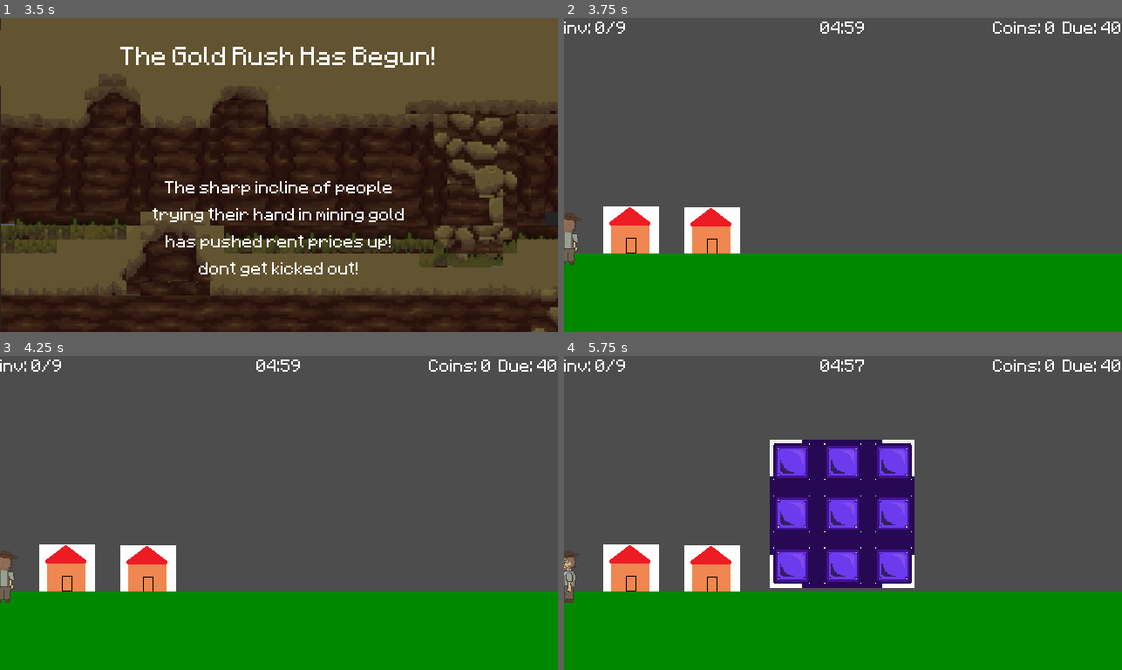
Above: before the commit, frames 1-4 (two rows, left to right).
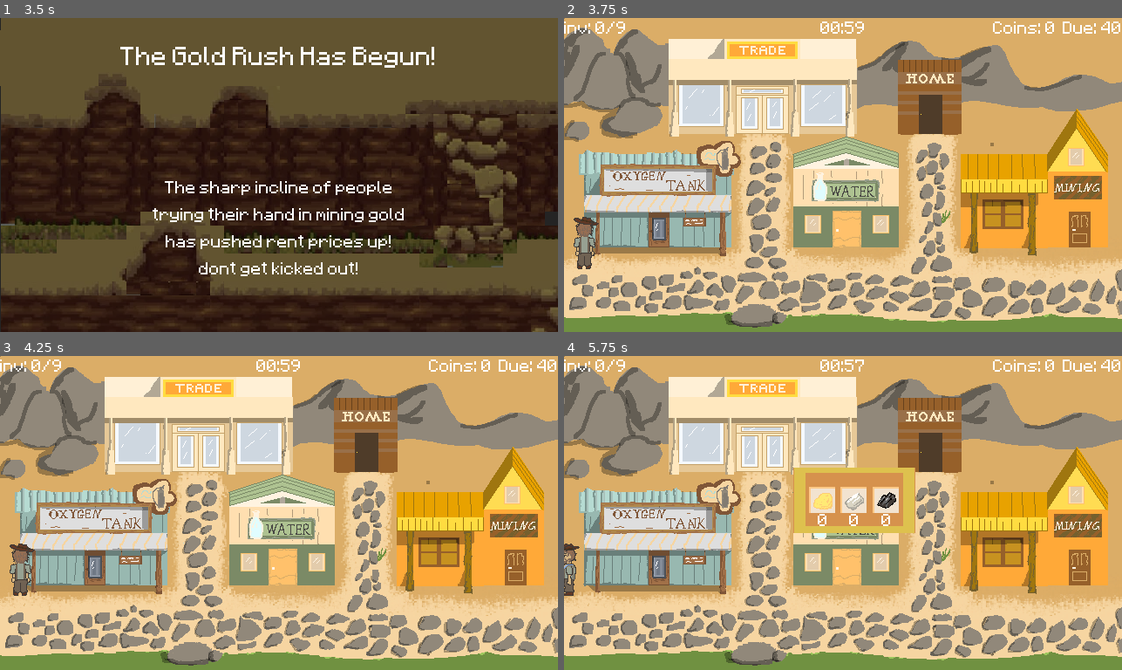
Above: after the commit, the same moments.

Repository: bendy1234/xhacks
Game: Godot game, scene res://scenes/main_menu.tscn
The game is run twice, just before and just after one commit, with the same random seed, the same clock (stepped at 60 frames per second) and the same inputs.
Inputs:
- Up to frame 1 (3.5 s): click "Play" at 0.5 s; tap Enter at 1.25, 2.75 s; hold D (right) 1.28-2.03 s; hold Up (enter_door) 1.28-2.03 s; tap X (mine) at 1.55, 2.1, 3.05 s; tap Space (spacebar) at 2 s; hold S (down) 2.03-2.78 s; tap Up (enter_door) at 2.3 s; hold D (right) from 2.78 s (still down); hold Up (enter_door) from 2.78 s (still down)
- Up to frame 2 (3.75 s): tap Space (spacebar) at 3.5 s; release D (right) at 3.53 s; release Up (enter_door) at 3.53 s; hold W (up) from 3.53 s (still down); tap X (mine) at 3.6 s
- Up to frame 3 (4.25 s): keep holding W (up); tap Up (enter_door) at 3.8 s
- Up to frame 4 (5.75 s): tap Enter at 4.25 s; release W (up) at 4.28 s; hold Space (spacebar) 4.28-5.03 s; hold A (left) from 4.28 s (still down); tap X (mine) at 4.55 s; tap Escape (esc) at 4.9 s; tap Up (enter_door) at 5.1 s; tap G (open_inventory) at 5.65 s

Frame 1 is identical in both runs. In frame 2, 97% of the frame differs, in the area x 0-100%, y 0-100%; in frame 3, 97%; in frame 4, 97%.

Commit message:
lots of changes

Diff:
--- a/autoloads/game_stuff.gd
+++ b/autoloads/game_stuff.gd
@@ -1,6 +1,6 @@
 extends Node
 
-var rent_time = 5 * 60
+var rent_time = 1 * 60
 var time_till_rent = rent_time
 var rent_amount = 40
 
@@ -12,4 +12,7 @@
 		time_till_rent = rent_time
 		WorldManager.player.coins -= rent_amount
 		if WorldManager.player.coins < 0:
-			print("gameover")
+			WorldManager.player.allow_movement = false
+			WorldManager.player.collision_mask = 0
+			WorldManager.player.collision_layer = 0
+			get_tree().change_scene_to_file("res://scenes/gameover.tscn")
--- a/code/building.gd
+++ b/code/building.gd
@@ -1,40 +1,37 @@
 extends Node2D
 
+const shop_overlay = preload("res://scenes/shop.tscn")
+var inst: Node2D
+
 @export
-var building_type: BuildingType = BuildingType.SHOP
+var building_type: BuildingType = BuildingType.Trade
 
 func _input(event: InputEvent) -> void:
-	if event.is_action_pressed("enter_door"):
+	if event.is_action_pressed("enter_door") and inst == null:
 		for thing in $door.get_overlapping_bodies():
 			if thing is Player:
 				on_enter()
+	elif event.is_action_pressed("esc"):
+		if inst != null:
+			WorldManager.player.allow_movement = true
+			remove_child.call_deferred(inst)
+			inst = null
 
 func on_enter():
 	if building_type == BuildingType.MINE_ENTRANCE:
 		WorldManager.enter_mine(1)
-	elif building_type == BuildingType.SHOP:
-		var c = 0
-		for i in range(WorldManager.player.inv.items.size()):
-			if WorldManager.player.inv.items[i] == null:
-				continue
+	else:
+		inst = shop_overlay.instantiate()
+		inst.shop_type = building_type
+		add_child(inst)
+		inst.global_position = Vector2i(540, 360) / 2
+		WorldManager.player.allow_movement = false
 
-			c += ore_prices.get(WorldManager.player.inv.items[i].name, 0)
-			WorldManager.player.inv.items[i] = null
-		WorldManager.player.coins += c
-	elif building_type == BuildingType.TOWNHALL:
-		pass
-	elif building_type == BuildingType.INN:
-		pass
 
 enum BuildingType {
-	TOWNHALL,
-	SHOP,
-	INN,
-	MINE_ENTRANCE,
+	Trade,
+	Mine,
+	O2,
+	Water,
+	MINE_ENTRANCE
 }
-
-var ore_prices = {
-	"coal_ore": 1,
-	"iron_ore": 4,
-	"gold_ore": 9
-}
--- a/code/hud.gd
+++ b/code/hud.gd
@@ -8,6 +8,9 @@
 
 # Called every frame. 'delta' is the elapsed time since the previous frame.
 func _process(delta: float) -> void:
-	$inv.text = "inv: %d/9" % (9 - WorldManager.player.inv.items.count(null))
+	var n = WorldManager.player.inv["gold_ore"];
+	n += WorldManager.player.inv["iron_ore"];
+	n += WorldManager.player.inv["coal_ore"];
+	$inv.text = "inv: %d/9" % n
 	$time.text = format_time(GameStuff.time_till_rent)
 	$coins.text = "Coins: %d  Due: %d" % [WorldManager.player.coins, GameStuff.rent_amount]
--- a/code/main.gd
+++ b/code/main.gd
@@ -4,3 +4,4 @@
 func _ready() -> void:
 	WorldManager.player = $Player
 	WorldManager.enter_town()
+	WorldManager.player.position = Vector2i(24, 300)
--- a/code/mine.gd
+++ b/code/mine.gd
@@ -25,6 +25,7 @@
 		elif pos.x >= 24 and pos.y <= 2:
 			if player.area_num == 1:
 				WorldManager.enter_town()
+				WorldManager.player.position = Vector2i(614, 300)
 			else:
 				WorldManager.enter_mine(player.area_num - 1, 1)
 
@@ -69,12 +70,7 @@
 		#break
 
 
-#func get_break_time(player: Player, pos: Vector2i):
-	## TODO: add picaxe level to player
-	#if tilemap.get_cell_source_id(pos) != -1:
-		#return 10
-	#return -1 # nothing is there
-
+# this just returns the entrance/exit of the cave
 func find_tile(tile: int) -> Vector2i:
 	if tile == 1:
 		return Vector2i(1, 2)
@@ -106,16 +102,23 @@
 
 func break_tile(pos: Vector2i):
 	var source_id = tilemap.get_cell_source_id(pos)
+	tilemap.erase_cell(pos)
+	if source_id == TileType.STONE:
+		return
+
+	var c = 0
+	for s in ["gold_ore", "iron_ore", "coal_ore"]:
+		c += WorldManager.player.inv[s]
+
+	if c >= 9: # max ore count
+		return
+
 	if source_id == TileType.GOLD:
-		var gold_item = preload("res://inventory/items/gold_ore.tres")
-		WorldManager.player.collect(gold_item)
+		WorldManager.player.inv["gold_ore"] += 1
 	elif source_id == TileType.IRON:
-		var iron_item = preload("res://inventory/items/iron_ore.tres")
-		WorldManager.player.collect(iron_item)
+		WorldManager.player.inv["iron_ore"] += 1
 	elif source_id == TileType.COAL:
-		var coal_item = preload("res://inventory/items/coal_ore.tres")
-		WorldManager.player.collect(coal_item)
-	tilemap.erase_cell(pos)
+		WorldManager.player.inv["coal_ore"] += 1
 
 
 #region not really needed funcs
--- a/code/player.gd
+++ b/code/player.gd
@@ -8,6 +8,7 @@
 
 #region vars
 var move_vel = 2 * 60
+var allow_movement = true
 
 var facing = Facing.RIGHT
 var target_tile: Vector2i
@@ -18,17 +19,26 @@
 var O2_lvl:int = 0
 #endregion
 
-@export var inv: Inv
+#@export var inv: Inv
+var inv := {
+	"gold_ore": 0,
+	"iron_ore": 0,
+	"coal_ore": 0,
+}
+
 func _ready() -> void:
 	pass
 
 func _physics_process(delta: float) -> void:
 	var horz_dir = Input.get_axis("left", "right")
 	var vert_dir = Input.get_axis("up", "down")
+	if not allow_movement:
+		horz_dir = 0
+		vert_dir = 0
+
 	velocity.x = horz_dir * move_vel
 	velocity.y = vert_dir * move_vel
 
-	# TODO: change sprite
 	if horz_dir > 0:
 		facing = Facing.RIGHT
 		$Sprite2D.texture = preload("res://assets/player_right.png")
@@ -97,5 +107,5 @@
 	DIAMOND,
 }
 
-func collect(item):
-	inv.insert(item)
+#func collect(item):
+	#inv.insert(item)
--- /dev/null
+++ b/code/shop_overlay.gd
@@ -0,0 +1,69 @@
+extends Node2D
+
+@export
+var shop_type: ShopType = ShopType.Trade
+var price = 0
+
+func _ready() -> void:
+	update_ui()
+
+func update_ui():
+	if shop_type == ShopType.Trade:
+		$trade.visible = true
+		var c = 0
+		for s in ["gold_ore", "iron_ore", "coal_ore"]:
+			c += ore_prices[s] * WorldManager.player.inv[s]
+		price = c
+		$trade/Button.text = "Sell Ores for %d$" % c
+		if c == 0:
+			$trade/Button.disabled = true
+
+	elif shop_type == ShopType.Mine:
+		$mine.visible = true
+		if WorldManager.player.pick_lvl == Player.PickLvl.DIAMOND:
+			$mine/Button.text = "Max level"
+			$mine/Button.disabled = true
+			return
+		price = (WorldManager.player.pick_lvl + 1) * 100
+		$mine/Button.text = "Upgrade Pickaxe: %d$" % price
+
+		if price > WorldManager.player.coins:
+			$trade/Button.disabled = true
+	elif shop_type == ShopType.O2:
+		price = 40
+		if price > WorldManager.player.coins:
+			$o2/Button.disabled = true
+		$o2.visible = true
+
+func sell_ore():
+	for s in ["gold_ore", "iron_ore", "coal_ore"]:
+		WorldManager.player.inv[s] = 0
+	WorldManager.player.coins += price
+	update_ui()
+
+func buy_pick_upgrade():
+	@warning_ignore("int_as_enum_without_cast")
+	WorldManager.player.pick_lvl += 1
+
+	WorldManager.player.coins -= price
+
+	update_ui()
+
+func buy_o2_tank():
+	WorldManager.player.coins -= price
+	update_ui()
+
+
+enum ShopType {
+	Trade,
+	Mine,
+	O2,
+	Water, # ???
+}
+
+
+var ore_prices = {
+	"coal_ore": 1,
+	"iron_ore": 4,
+	"gold_ore": 9
+}
--- /dev/null
+++ b/inventory/inv.gd
@@ -0,0 +1,14 @@
+extends Sprite2D
+
+func _input(event):
+	if event.is_action_pressed("open_inventory"):
+		visible = !visible
+		update()
+
+func _ready():
+	visible = false
+
+func update():
+	$gold.text = "%d" % WorldManager.player.inv["gold_ore"]
+	$iron.text = "%d" % WorldManager.player.inv["iron_ore"]
+	$coal.text = "%d" % WorldManager.player.inv["coal_ore"]
--- a/inventory/inv_ui.tscn
+++ b/inventory/inv_ui.tscn
@@ -1,10 +1,21 @@
 [gd_scene format=3 uid="uid://cdyabjlebh7op"]
 
 [ext_resource type="Script" uid="uid://qna5gpklx1p6" path="res://inventory/inv_ui.gd" id="1_f2u1w"]
+[ext_resource type="Script" uid="uid://dd4yp7mpd6st7" path="res://inventory/inv.gd" id="2_rjf2a"]
 [ext_resource type="Texture2D" uid="uid://b71tgbhoxda4o" path="res://assets/temp_inventory_tile_new.png" id="2_w82yi"]
 [ext_resource type="PackedScene" uid="uid://d1gp2xexbq2gh" path="res://inventory/inv_ui_slot.tscn" id="3_dn3an"]
+[ext_resource type="Texture2D" uid="uid://lmey1sap4b5i" path="res://assets/inventory.png" id="4_r1b7r"]
+[ext_resource type="Texture2D" uid="uid://c6fkgvdqn2us7" path="res://assets/gold_ore.png" id="5_ye6km"]
+[ext_resource type="Texture2D" uid="uid://dmnriugmavb5e" path="res://assets/iron_ore.png" id="6_rjf2a"]
+[ext_resource type="Texture2D" uid="uid://b8veed5l2r5se" path="res://assets/coal_ore.png" id="7_7can1"]
+[ext_resource type="FontFile" uid="uid://bcumtq526bxjw" path="res://assets/pixel_font.ttf" id="8_5r18x"]
 
-[node name="Inv_UI" type="Control" unique_id=45594383]
+[node name="Inventory" type="Sprite2D" unique_id=690052948]
+texture = ExtResource("4_r1b7r")
+script = ExtResource("2_rjf2a")
+
+[node name="Inv_UI" type="Control" parent="." unique_id=45594383]
+visible = false
 custom_minimum_size = Vector2(42, 42)
 layout_mode = 3
 anchors_preset = 0
@@ -12,7 +23,8 @@
 offset_bottom = 42.0
 script = ExtResource("1_f2u1w")
 
-[node name="NinePatchRect" type="NinePatchRect" parent="." unique_id=1837233817]
+[node name="NinePatchRect" type="NinePatchRect" parent="Inv_UI" unique_id=1837233817]
+visible = false
 layout_mode = 0
 offset_right = 40.0
 offset_bottom = 40.0
@@ -23,7 +35,7 @@
 patch_margin_right = 20
 patch_margin_bottom = 20
 
-[node name="GridContainer" type="GridContainer" parent="NinePatchRect" unique_id=2016632364]
+[node name="GridContainer" type="GridContainer" parent="Inv_UI/NinePatchRect" unique_id=2016632364]
 layout_mode = 1
 anchors_preset = 8
 anchor_left = 0.5
@@ -38,29 +50,71 @@
 grow_vertical = 2
 columns = 3
 
-[node name="inv_UI_slot" parent="NinePatchRect/GridContainer" unique_id=1883324543 instance=ExtResource("3_dn3an")]
+[node name="inv_UI_slot" parent="Inv_UI/NinePatchRect/GridContainer" unique_id=1883324543 instance=ExtResource("3_dn3an")]
 layout_mode = 2
 
-[node name="inv_UI_slot2" parent="NinePatchRect/GridContainer" unique_id=1903886170 instance=ExtResource("3_dn3an")]
+[node name="inv_UI_slot2" parent="Inv_UI/NinePatchRect/GridContainer" unique_id=1903886170 instance=ExtResource("3_dn3an")]
 layout_mode = 2
 
-[node name="inv_UI_slot3" parent="NinePatchRect/GridContainer" unique_id=1991776752 instance=ExtResource("3_dn3an")]
+[node name="inv_UI_slot3" parent="Inv_UI/NinePatchRect/GridContainer" unique_id=1991776752 instance=ExtResource("3_dn3an")]
 layout_mode = 2
 
-[node name="inv_UI_slot4" parent="NinePatchRect/GridContainer" unique_id=1849626557 instance=ExtResource("3_dn3an")]
+[node name="inv_UI_slot4" parent="Inv_UI/NinePatchRect/GridContainer" unique_id=1849626557 instance=ExtResource("3_dn3an")]
 layout_mode = 2
 
-[node name="inv_UI_slot5" parent="NinePatchRect/GridContainer" unique_id=1363408714 instance=ExtResource("3_dn3an")]
+[node name="inv_UI_slot5" parent="Inv_UI/NinePatchRect/GridContainer" unique_id=1363408714 instance=ExtResource("3_dn3an")]
 layout_mode = 2
 
-[node name="inv_UI_slot6" parent="NinePatchRect/GridContainer" unique_id=127774295 instance=ExtResource("3_dn3an")]
+[node name="inv_UI_slot6" parent="Inv_UI/NinePatchRect/GridContainer" unique_id=127774295 instance=ExtResource("3_dn3an")]
 layout_mode = 2
 
-[node name="inv_UI_slot7" parent="NinePatchRect/GridContainer" unique_id=1957776543 instance=ExtResource("3_dn3an")]
+[node name="inv_UI_slot7" parent="Inv_UI/NinePatchRect/GridContainer" unique_id=1957776543 instance=ExtResource("3_dn3an")]
 layout_mode = 2
 
-[node name="inv_UI_slot8" parent="NinePatchRect/GridContainer" unique_id=516046099 instance=ExtResource("3_dn3an")]
+[node name="inv_UI_slot8" parent="Inv_UI/NinePatchRect/GridContainer" unique_id=516046099 instance=ExtResource("3_dn3an")]
 layout_mode = 2
 
-[node name="inv_UI_slot9" parent="NinePatchRect/GridContainer" unique_id=337943602 instance=ExtResource("3_dn3an")]
+[node name="inv_UI_slot9" parent="Inv_UI/NinePatchRect/GridContainer" unique_id=337943602 instance=ExtResource("3_dn3an")]
 layout_mode = 2
+
+[node name="GoldOre" type="Sprite2D" parent="." unique_id=900640309]
+position = Vector2(-36, -32)
+texture = ExtResource("5_ye6km")
+
+[node name="IronOre" type="Sprite2D" parent="." unique_id=838620141]
+position = Vector2(0, -32)
+texture = ExtResource("6_rjf2a")
+
+[node name="CoalOre" type="Sprite2D" parent="." unique_id=1192469748]
+position = Vector2(37, -32)
+texture = ExtResource("7_7can1")
+
+[node name="gold" type="Label" parent="." unique_id=488879562]
+offset_left = -51.0
+offset_top = -21.0
+offset_right = -21.0
+offset_bottom = 7.0
+theme_override_fonts/font = ExtResource("8_5r18x")
+theme_override_font_sizes/font_size = 16
+text = "0"
+horizontal_alignment = 1
+
+[node name="iron" type="Label" parent="." unique_id=30377652]
+offset_left = -15.0
+offset_top = -21.0
+offset_right = 15.0
+offset_bottom = 7.0
+theme_override_fonts/font = ExtResource("8_5r18x")
+theme_override_font_sizes/font_size = 16
+text = "1"
+horizontal_alignment = 1
+
+[node name="coal" type="Label" parent="." unique_id=22751423]
+offset_left = 22.0
+offset_top = -21.0
+offset_right = 52.0
+offset_bottom = 7.0
+theme_override_fonts/font = ExtResource("8_5r18x")
+theme_override_font_sizes/font_size = 16
+text = "1"
+horizontal_alignment = 1
--- a/props/building.tscn
+++ b/props/building.tscn
@@ -1,15 +1,12 @@
 [gd_scene format=3 uid="uid://b5i2u4uanmf1e"]
 
 [ext_resource type="Script" uid="uid://csq2ajx2jdmg1" path="res://code/building.gd" id="1_p1q5t"]
-[ext_resource type="Texture2D" uid="uid://nn1v43yqe5ov" path="res://assets/temp building.png" id="1_ssece"]
 
 [sub_resource type="RectangleShape2D" id="RectangleShape2D_p1q5t"]
+size = Vector2(32, 32)
 
 [node name="Building" type="Node2D" unique_id=195410950]
 script = ExtResource("1_p1q5t")
-
-[node name="Sprite2D" type="Sprite2D" parent="." unique_id=1709726025]
-texture = ExtResource("1_ssece")
 
 [node name="door" type="Area2D" parent="." unique_id=521537339]
 position = Vector2(1, 13)
--- /dev/null
+++ b/scenes/gameover.tscn
@@ -0,0 +1,32 @@
+[gd_scene format=3 uid="uid://dx7luqhrbr7em"]
+
+[node name="Gameover" type="Control" unique_id=1838928040]
+layout_mode = 3
+anchors_preset = 15
+anchor_right = 1.0
+anchor_bottom = 1.0
+grow_horizontal = 2
+grow_vertical = 2
+
+[node name="ColorRect" type="ColorRect" parent="." unique_id=317301500]
+layout_mode = 1
+anchors_preset = 15
+anchor_right = 1.0
+anchor_bottom = 1.0
+grow_horizontal = 2
+grow_vertical = 2
+color = Color(0, 0, 0, 0.53333336)
+
+[node name="Label" type="Label" parent="ColorRect" unique_id=1722623603]
+layout_mode = 1
+anchors_preset = 15
+anchor_right = 1.0
+anchor_bottom = 1.0
+grow_horizontal = 2
+grow_vertical = 2
+text = "Game Over
+
+You could not play rent
+and got kicked out of town"
+horizontal_alignment = 1
+vertical_alignment = 1
--- a/scenes/hud.tscn
+++ b/scenes/hud.tscn
@@ -40,15 +40,4 @@
 text = "Coins: 0  Due: 40"
 
 [node name="Inv_UI" parent="." unique_id=45594383 instance=ExtResource("3_5ysmq")]
-anchors_preset = 8
-anchor_left = 0.5
-anchor_top = 0.5
-anchor_right = 0.5
-anchor_bottom = 0.5
-offset_left = -84.0
-offset_top = -84.0
-offset_right = -42.0
-offset_bottom = -42.0
-grow_horizontal = 2
-grow_vertical = 2
-scale = Vector2(4, 4)
+position = Vector2(333, 198)
--- a/scenes/mine.tscn
+++ b/scenes/mine.tscn
@@ -3,9 +3,17 @@
 [ext_resource type="TileSet" uid="uid://ihhqe44qj28d" path="res://resources/underground_tile_set.tres" id="1_kqr42"]
 [ext_resource type="Script" uid="uid://cqyoru7yihw7a" path="res://code/mine.gd" id="1_yym1a"]
 [ext_resource type="Texture2D" uid="uid://cvk4x4x3syboh" path="res://assets/stone_breaking_animation.png" id="3_m55k0"]
+[ext_resource type="Texture2D" uid="uid://bxb2pht0kpxto" path="res://assets/stoneBG.png" id="4_j4qwv"]
 
 [node name="Mine" type="Node2D" unique_id=1242237538]
 script = ExtResource("1_yym1a")
+
+[node name="Sprite2D" type="Sprite2D" parent="." unique_id=993459030]
+texture_repeat = 2
+position = Vector2(324, 204)
+texture = ExtResource("4_j4qwv")
+region_enabled = true
+region_rect = Rect2(0, 0, 600, 264)
 
 [node name="TileMapLayer" type="TileMapLayer" parent="." unique_id=1322630421]
 tile_map_data = PackedByteArray("AAAbAA8ABwAAAAAAAAAbAA4ABwAAAAAAAAAbAA0ABwAAAAAAAAAbAAwABwAAAAAAAAAbAAsABwAAAAAAAAAbAA …(3408 unchanged characters)…
--- a/scenes/shop.tscn
+++ b/scenes/shop.tscn
@@ -1,9 +1,90 @@
 [gd_scene format=3 uid="uid://dvo0bta31wh11"]
 
-[node name="Shop" type="Control" unique_id=1862081808]
-layout_mode = 3
-anchors_preset = 15
-anchor_right = 1.0
-anchor_bottom = 1.0
+[ext_resource type="Script" uid="uid://nyubq81mbm1m" path="res://code/shop_overlay.gd" id="1_lx5au"]
+[ext_resource type="Texture2D" uid="uid://c6fkgvdqn2us7" path="res://assets/gold_ore.png" id="2_032fp"]
+[ext_resource type="Texture2D" uid="uid://dmnriugmavb5e" path="res://assets/iron_ore.png" id="3_2fc2m"]
+[ext_resource type="Texture2D" uid="uid://b8veed5l2r5se" path="res://assets/coal_ore.png" id="4_8r1wq"]
+[ext_resource type="Texture2D" uid="uid://cjqyekrq08ute" path="res://assets/MiningShop.png" id="5_y6sft"]
+[ext_resource type="Texture2D" uid="uid://dgibserct3bwd" path="res://assets/OxygenTankShop.png" id="6_m4ofw"]
+[ext_resource type="Texture2D" uid="uid://hrcanp5aktde" path="res://assets/TradingShop.png" id="7_heatd"]
+[ext_resource type="Texture2D" uid="uid://dayoil2a2vmvf" path="res://assets/WaterShop.png" id="8_1v8qu"]
+
+[node name="Shop" type="Node2D" unique_id=1935657310]
+top_level = true
+z_index = 4096
+z_as_relative = false
+script = ExtResource("1_lx5au")
+
+[node name="trade" type="Sprite2D" parent="." unique_id=892005444]
+visible = false
+texture = ExtResource("7_heatd")
+
+[node name="GoldOre" type="Sprite2D" parent="trade" unique_id=1373869681]
+position = Vector2(-5, 39)
+texture = ExtResource("2_032fp")
+
+[node name="IronOre" type="Sprite2D" parent="trade" unique_id=1048358494]
+position = Vector2(49, 62)
+texture = ExtResource("3_2fc2m")
+
+[node name="CoalOre" type="Sprite2D" parent="trade" unique_id=80003923]
+position = Vector2(-55, 62)
+texture = ExtResource("4_8r1wq")
+
+[node name="Button" type="Button" parent="trade" unique_id=171271685]
+anchors_preset = 8
+anchor_left = 0.5
+anchor_top = 0.5
+anchor_right = 0.5
+anchor_bottom = 0.5
+offset_left = -203.0
+offset_top = -135.5
+offset_right = -77.0
+offset_bottom = -104.5
 grow_horizontal = 2
 grow_vertical = 2
+text = "Sell ores for: x$"
+
+[node name="mine" type="Sprite2D" parent="." unique_id=829273767]
+visible = false
+texture = ExtResource("5_y6sft")
+
+[node name="Button" type="Button" parent="mine" unique_id=1816262603]
+anchors_preset = 8
+anchor_left = 0.5
+anchor_top = 0.5
+anchor_right = 0.5
+anchor_bottom = 0.5
+offset_left = -208.5
+offset_top = -135.5
+offset_right = -71.5
+offset_bottom = -104.5
+grow_horizontal = 2
+grow_vertical = 2
+text = "Upgrade Pick: x$"
+
+[node name="o2" type="Sprite2D" parent="." unique_id=860007894]
+visible = false
+texture = ExtResource("6_m4ofw")
+
+[node name="Button" type="Button" parent="o2" unique_id=1420466384]
+anchors_preset = 8
+anchor_left = 0.5
+anchor_top = 0.5
+anchor_right = 0.5
+anchor_bottom = 0.5
+offset_left = -151.0
+offset_top = -120.5
+offset_right = -23.0
+offset_bottom = -89.5
+grow_horizontal = 2
+grow_vertical = 2
+text = "Buy O2 Tank: 40$"
+
+[node name="water" type="Sprite2D" parent="." unique_id=2000952869]
+visible = false
+texture = ExtResource("8_1v8qu")
+
+[connection signal="pressed" from="trade/Button" to="." method="sell_ore"]
+[connection signal="pressed" from="mine/Button" to="." method="buy_pick_upgrade"]
+[connection signal="pressed" from="o2/Button" to="." method="buy_o2_tank"]
--- a/scenes/town.tscn
+++ b/scenes/town.tscn
@@ -1,9 +1,7 @@
 [gd_scene format=3 uid="uid://b46xxkmsburtq"]
 
 [ext_resource type="PackedScene" uid="uid://b5i2u4uanmf1e" path="res://props/building.tscn" id="1_f2a5t"]
-
-[sub_resource type="QuadMesh" id="QuadMesh_gt07c"]
-size = Vector2(100, 100)
+[ext_resource type="Texture2D" uid="uid://ch02ty6sjph18" path="res://assets/town.png" id="1_ms2es"]
 
 [sub_resource type="WorldBoundaryShape2D" id="WorldBoundaryShape2D_gt07c"]
 
@@ -16,20 +14,36 @@
 [sub_resource type="WorldBoundaryShape2D" id="WorldBoundaryShape2D_eruj1"]
 normal = Vector2(-1, 0)
 
+[sub_resource type="RectangleShape2D" id="RectangleShape2D_f2a5t"]
+size = Vector2(206.96063, 128)
+
+[sub_resource type="RectangleShape2D" id="RectangleShape2D_ms2es"]
+size = Vector2(195.99997, 131)
+
+[sub_resource type="RectangleShape2D" id="RectangleShape2D_eruj1"]
+size = Vector2(119, 131)
+
 [node name="Town" type="Node2D" unique_id=1375873430]
 
+[node name="Town" type="Sprite2D" parent="." unique_id=994997860]
+position = Vector2(320, 180)
+texture = ExtResource("1_ms2es")
+metadata/_edit_lock_ = true
+
 [node name="Building" parent="." unique_id=195410950 instance=ExtResource("1_f2a5t")]
-position = Vector2(77, 248)
-building_type = 3
+position = Vector2(108, 259)
+building_type = 2
 
 [node name="Building2" parent="." unique_id=271347875 instance=ExtResource("1_f2a5t")]
-position = Vector2(170, 249)
+position = Vector2(592, 255)
+building_type = 1
 
-[node name="MeshInstance2D" type="MeshInstance2D" parent="." unique_id=1074343423]
-self_modulate = Color(0, 0.5372549, 0, 1)
-position = Vector2(331, 320)
-scale = Vector2(6.65, 1)
-mesh = SubResource("QuadMesh_gt07c")
+[node name="Building3" parent="." unique_id=2040308284 instance=ExtResource("1_f2a5t")]
+position = Vector2(227, 129)
+
+[node name="Building4" parent="." unique_id=239900823 instance=ExtResource("1_f2a5t")]
+position = Vector2(621, 306)
+building_type = 4
 
 [node name="StaticBody2D" type="StaticBody2D" parent="." unique_id=1895748619]
 position = Vector2(330, 353)
@@ -38,13 +52,25 @@
 shape = SubResource("WorldBoundaryShape2D_gt07c")
 
 [node name="CollisionShape2D2" type="CollisionShape2D" parent="StaticBody2D" unique_id=234002369]
-position = Vector2(-21, -85)
+position = Vector2(-12, -222)
 shape = SubResource("WorldBoundaryShape2D_f2a5t")
 
 [node name="CollisionShape2D3" type="CollisionShape2D" parent="StaticBody2D" unique_id=1036197547]
-position = Vector2(-332, -57)
+position = Vector2(-332, 0)
 shape = SubResource("WorldBoundaryShape2D_ms2es")
 
 [node name="CollisionShape2D4" type="CollisionShape2D" parent="StaticBody2D" unique_id=636103036]
-position = Vector2(309, -72)
+position = Vector2(309, 0)
 shape = SubResource("WorldBoundaryShape2D_eruj1")
+
+[node name="CollisionShape2D5" type="CollisionShape2D" parent="StaticBody2D" unique_id=1422135170]
+position = Vector2(-241.51968, -157)
+shape = SubResource("RectangleShape2D_f2a5t")
+
+[node name="CollisionShape2D6" type="CollisionShape2D" parent="StaticBody2D" unique_id=1059091682]
+position = Vector2(224, -155.5)
+shape = SubResource("RectangleShape2D_ms2es")
+
+[node name="CollisionShape2D7" type="CollisionShape2D" parent="StaticBody2D" unique_id=1559023754]
+position = Vector2(-7.5, -156.5)
+shape = SubResource("RectangleShape2D_eruj1")
Not shown, added: assets/MiningShop.png.import
Not shown, added: assets/OxygenTankShop.png.import
Not shown, added: assets/TradingShop.png.import
Not shown, added: assets/WaterShop.png.import
Not shown, added: assets/inventory.png.import
Not shown, added: assets/stoneBG.png.import
Not shown, added: assets/town.png.import
Not shown, added: code/shop_overlay.gd.uid
Not shown, added: inventory/inv.gd.uid
